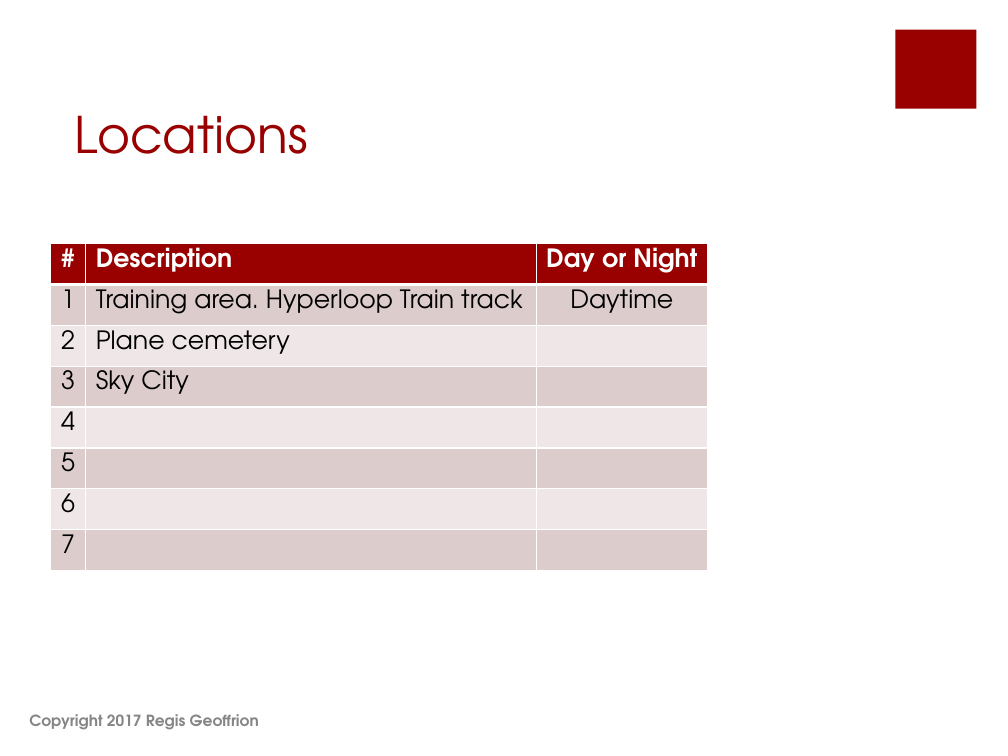
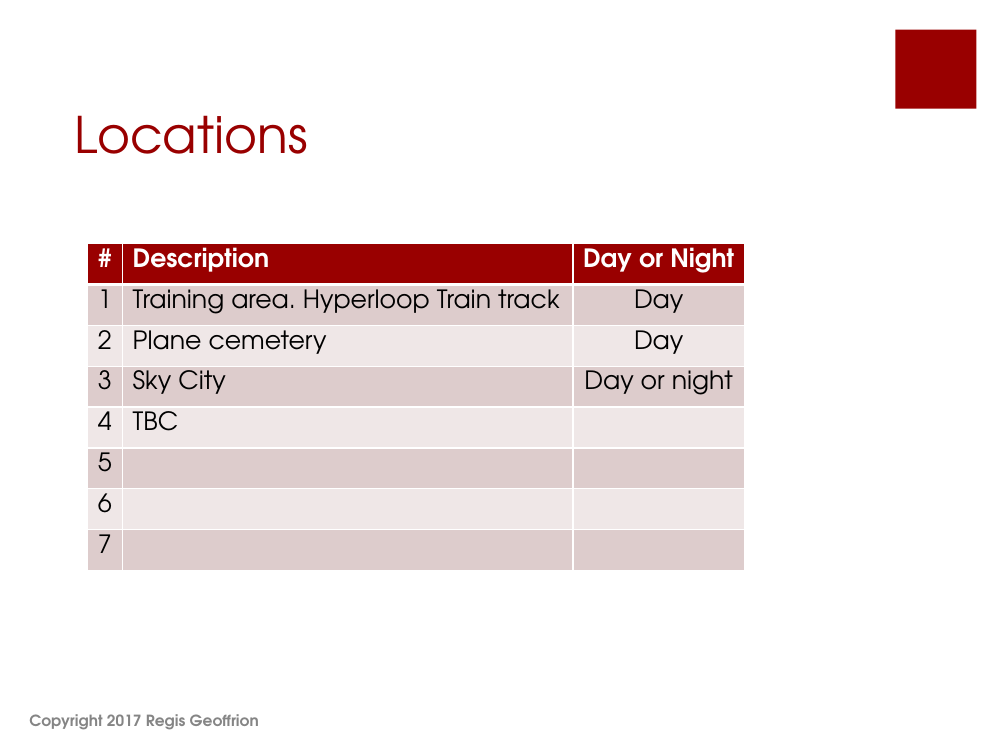
Before and after one commit to shahbazGamedev/Hero-s-Run, a slide deck: slide 5 of Documents/Earth Alone.pptx. Drawn at 1008x756 pixels with LibreOffice and Linux fonts; fonts in the diff are those of the drawing. Boxes give left, top, right and bottom in pixels: in the first picture for what was removed or moved away, otherwise in the second. Text is boxed around its words. In the diff, an @@ line names an element or a change of style, - is before the commit and + after.

```diff
--- a/Documents/Earth Alone.pptx
+++ b/Documents/Earth Alone.pptx
@@ table at bbox=[88, 244, 745, 571] @@
-row 2, column 3: Daytime
+row 2, column 3: Day
-row 3, column 3: 
+row 3, column 3: Day
-row 4, column 3: 
+row 4, column 3: Day or night
-row 5, column 2: 
+row 5, column 2: TBC
@@ table: place and size @@
-table at bbox=[50, 244, 708, 571]
+table at bbox=[88, 244, 745, 571]
```
Also in this commit, not shown: 12 other slides changed, 1 slide added, 1 slide removed.
